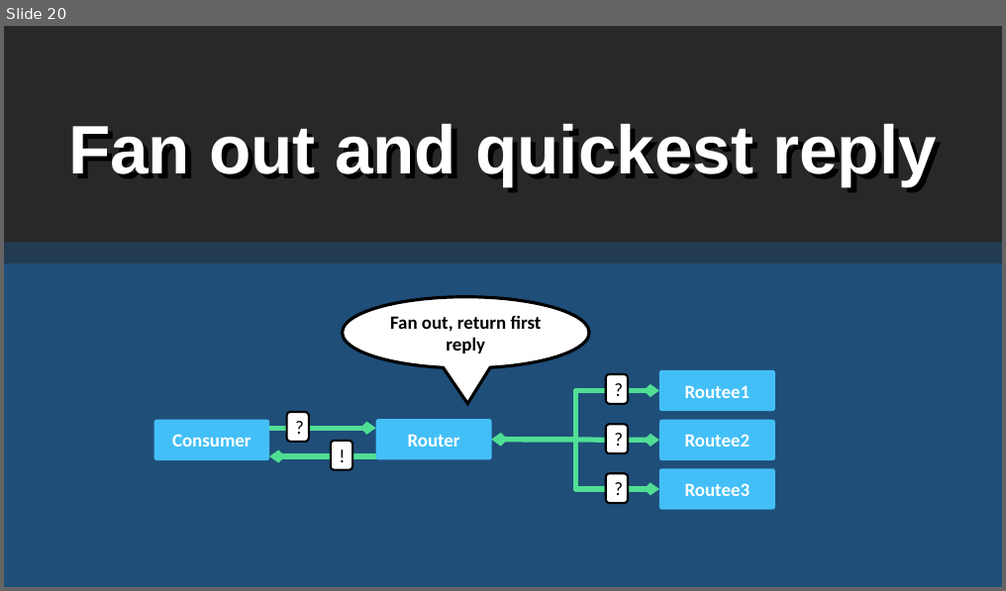
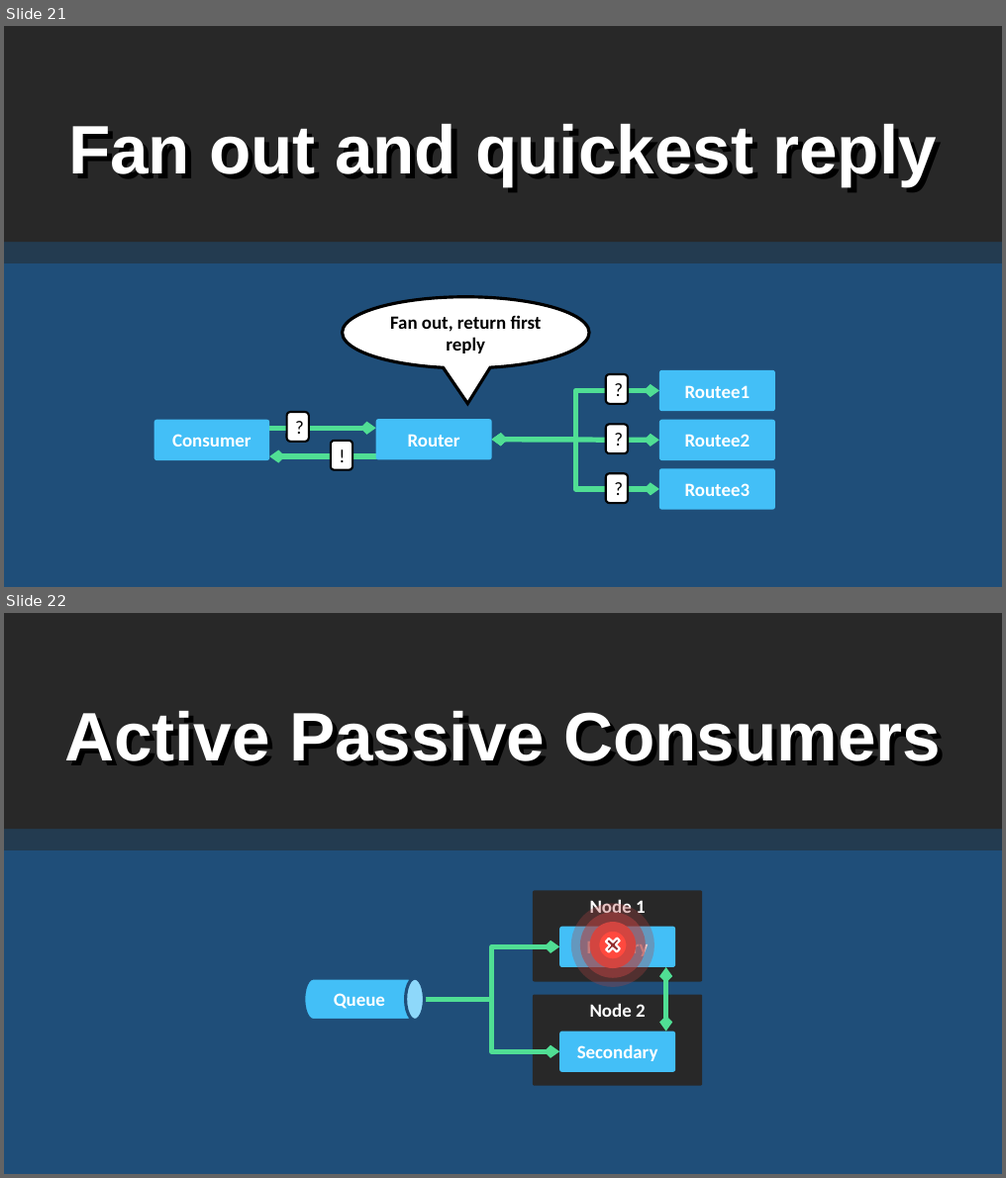
Before and after one commit to rogeralsing/Presentations, a slide deck: FailingGracefully/QConSP/protoactor.pptx. Shown one above the other, each under a label of ours: slide 20 before the commit, slides 21 and 22 after it. The pictures are 1006x591 and 1006x1178 pixels, drawn with LibreOffice and Linux fonts; fonts in the diff are those of the drawing. Boxes give left, top, right and bottom in pixels: in the first picture for what was removed or moved away, otherwise in the second. Text is boxed around its words. In the diff, an @@ line names an element or a change of style, - is before the commit and + after.

```diff
--- a/FailingGracefully/QConSP/protoactor.pptx
+++ b/FailingGracefully/QConSP/protoactor.pptx
@@ slide 22 added at [4,613,1002,1174], background #1F4E79 @@
@@ rounded rectangle added at [4,613,1002,829], fill #282828 @@
@@ text added at [64,710,941,761], 66 pt, text #FFFFFF, bold @@
+Active Passive Consumers
@@ rounded rectangle added at [4,829,1002,851], fill #233B50 @@
@@ rounded rectangle added at [533,891,703,982], fill #282828, 18 pt, text #FFFFFF, bold @@
+Node 1
@@ rounded rectangle added at [559,927,675,967], fill #43BFF7, 18 pt, text #FFFFFF, bold @@
+Primary
@@ ellipse added at [590,922,637,968], outline #B04242 35.75 pt @@
@@ ellipse added at [590,922,637,968], fill #FF493E, outline #B04242 18.5 pt @@
@@ plus added at [602,935,624,957], fill #922E2E, outline #FFFFFF 2 pt @@
@@ elbow arrow added from (424, 999) to (559, 947), #50DE94 5 pt @@
@@ double arrow added from (665, 1032) to (665, 967), #50DE94 5 pt @@
@@ cylinder added at [304,978,425,1021], fill #43BFF7, outline #1F4E79 3 pt, 18 pt, text #FFFFFF, bold @@
+Queue
@@ rounded rectangle added at [533,995,703,1086], fill #282828, 18 pt, text #FFFFFF, bold @@
+Node 2
@@ elbow arrow added from (424, 999) to (559, 1052), #50DE94 5 pt @@
@@ rounded rectangle added at [559,1032,675,1072], fill #43BFF7, 18 pt, text #FFFFFF, bold @@
+Secondary
@@ what was slide 20 is now slide 21 @@
```
Also in this commit, not shown: 3 slides changed, 3 other slides added, 3 slides removed, 1 other file.
